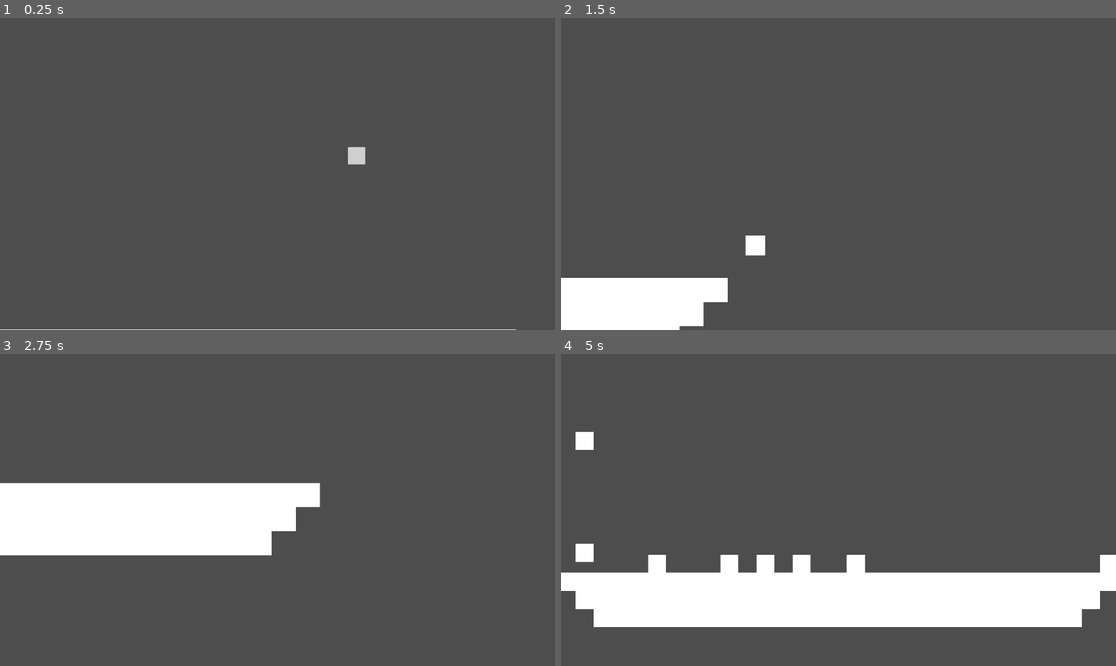
Above: before the commit, frames 1-4 (two rows, left to right).
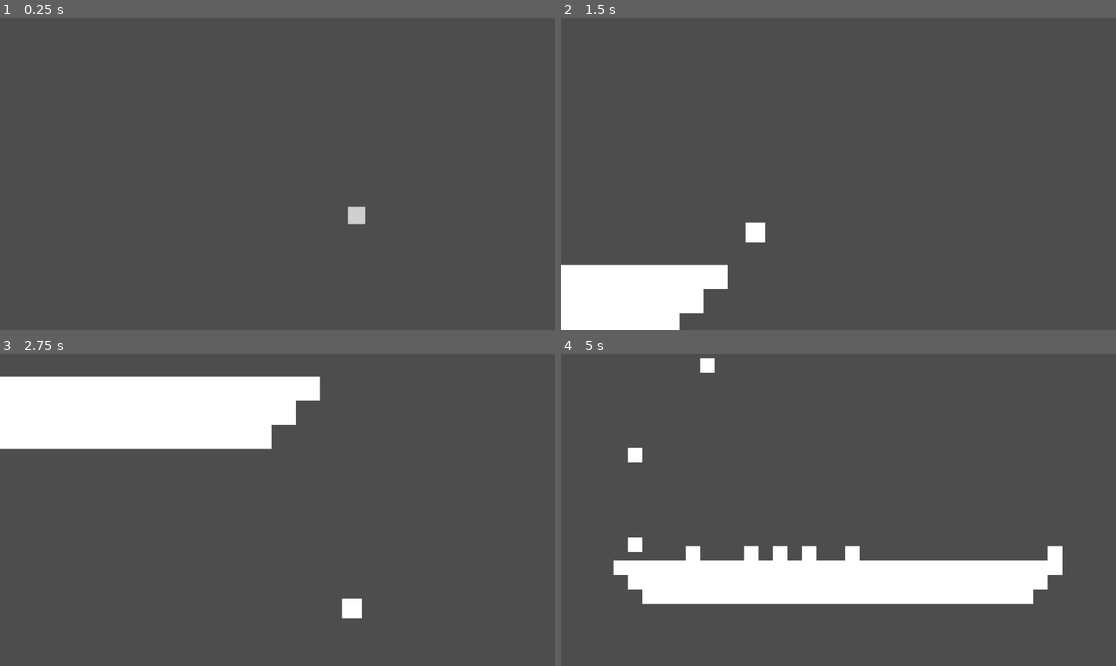
Above: after the commit, the same moments.

Repository: itsMapleLeaf/tfbg
Game: Godot game, scene res://game.tscn
The game is run twice, just before and just after one commit, with the same random seed, the same clock (stepped at 60 frames per second) and the same inputs.
Inputs:
- Up to frame 1 (0.25 s): no input
- Up to frame 2 (1.5 s): hold Right (right) from 0.53 s (still down); tap Z (jump) at 0.77 s
- Up to frame 3 (2.75 s): tap Z (jump) at 1.52 s; release Right (right) at 2.03 s; hold Left (left) from 2.03 s (still down)
- Up to frame 4 (5 s): release Left (left) at 2.78 s; hold Right (right) 2.78-4.28 s; tap Z (jump) at 3.02, 3.77, 4.52 s; hold Left (left) from 4.28 s (still down)

The runs differ from the first frame. In frame 1, 0.6% of the frame differs, in the area x 0-93%, y 41-100%; in frame 2, 2.0%; in frame 3, 25%, in the area x 0-66%, y 7-85%; in frame 4, 14%.

Commit message:
more camera polish

Diff:
--- a/game.gd
+++ b/game.gd
@@ -47,7 +47,7 @@
 		camera.target_zoom = Vector2(1, 1)
 	else:
 		camera.target_position = camera_wide_view_position_node.global_position
-		camera.target_zoom = Vector2(0.75, 0.75)
+		camera.target_zoom = Vector2(0.6, 0.6)
 
 func _spawn_falling_blocks():
 	while true:
--- a/game_camera.gd
+++ b/game_camera.gd
@@ -2,7 +2,8 @@
 extends Camera2D
 
 @export var look_offset: Vector2
-@export var stiffness: float
+@export var stiffness: Vector2
+@export var zoom_stiffness: float
 
 var target_position := global_position
 var target_zoom := Vector2(1, 1)
@@ -18,5 +19,6 @@
 	if look_enabled:
 		target += look_input * look_offset
 
-	global_position = lerp(global_position, target, delta * stiffness)
-	zoom = lerp(zoom, target_zoom, delta * stiffness)
+	global_position.x = lerp(global_position.x, target.x, delta * stiffness.x)
+	global_position.y = lerp(global_position.y, target.y, delta * stiffness.y)
+	zoom = lerp(zoom, target_zoom, delta * zoom_stiffness)
--- a/game_camera.tscn
+++ b/game_camera.tscn
@@ -7,4 +7,5 @@
 scale = Vector2(0.8, 0.8)
 script = ExtResource("1_6487i")
 look_offset = Vector2(350, 180)
-stiffness = 3.0
+stiffness = Vector2(3, 12)
+zoom_stiffness = 3.0
--- a/player.gd
+++ b/player.gd
@@ -9,7 +9,6 @@
 var movement := 0.0
 var jumps := 2
 var is_alive := false
-var look := 0.0
 
 signal squished
 
@@ -19,8 +18,6 @@
 
 		var target_movement := Input.get_action_strength("right") - Input.get_action_strength("left")
 		movement = lerp(movement, target_movement, clamp(delta * 10, 0, 1))
-
-		look = Input.get_action_strength("down") - Input.get_action_strength("up")
 
 		velocity.x = movement * PLAYER_SPEED
 		velocity.y += min(GRAVITY * delta, TERMINAL_VELOCITY)
